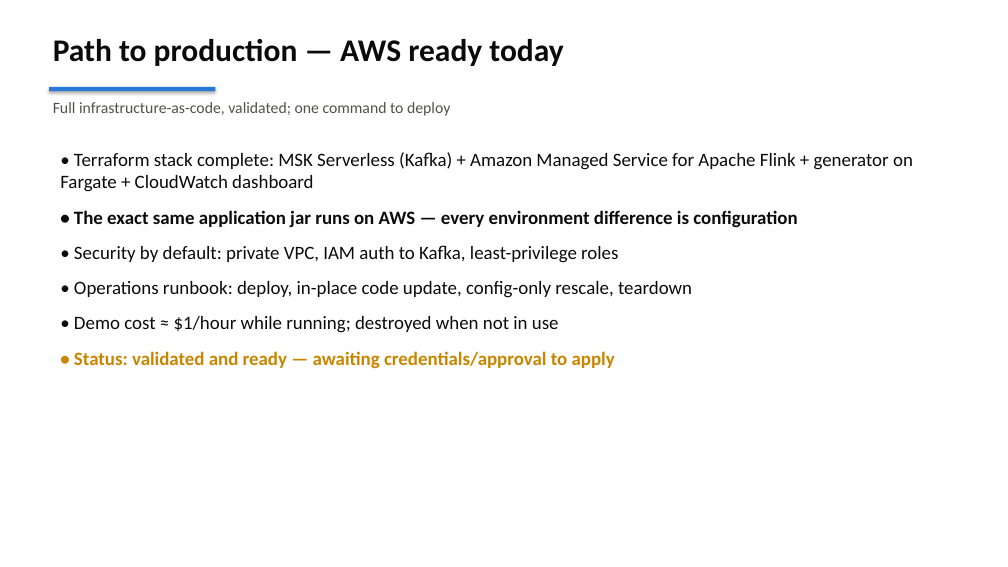
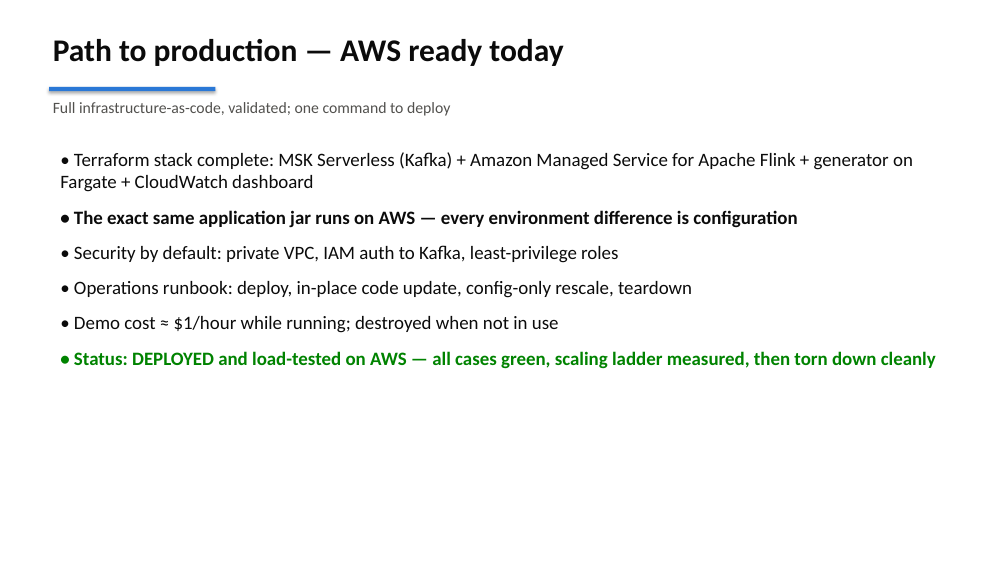
Before and after one commit to jimzucker/flink-fable5, a slide deck: slide 8 of docs/flink-demo-exec-briefing.pptx. Drawn at 1008x567 pixels with LibreOffice and Linux fonts; fonts in the diff are those of the drawing. Boxes give left, top, right and bottom in pixels: in the first picture for what was removed or moved away, otherwise in the second. Text is boxed around its words. In the diff, an @@ line names an element or a change of style, - is before the commit and + after.

```diff
--- a/docs/flink-demo-exec-briefing.pptx
+++ b/docs/flink-demo-exec-briefing.pptx
@@ text at [74, 351, 936, 369]: text changed; text colour #C98500 to #008300 @@
-• Status: validated and ready — awaiting credentials/approval to apply
+• Status: DEPLOYED and load-tested on AWS — all cases green, scaling ladder measured, then torn down cleanly
```
Also in this commit, not shown: 3 other slides changed, 3 other files.
